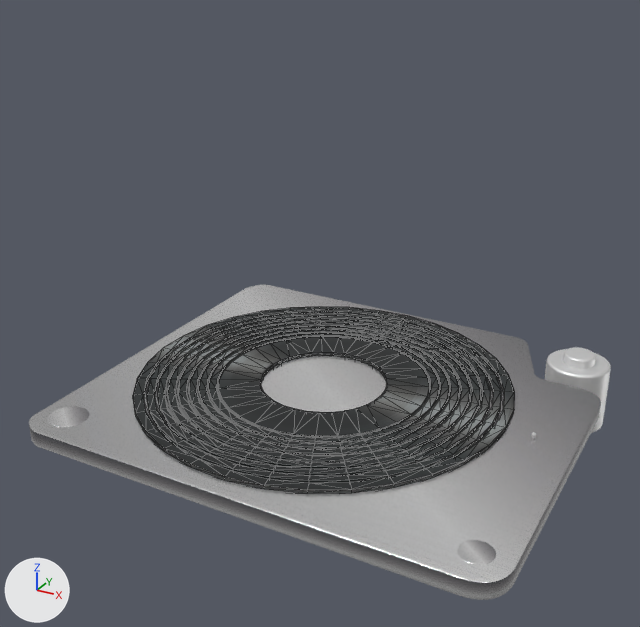
Renders of the Blender file new.blend from each side of a commit.
One viewpoint serves both versions: a 50 mm camera at (214.0, -332.0, 270.0) aimed at (-4.0, 65.0, 71.0). Arrows for +X, +Y and +Z are at lower left; the lights stay in place. Mesh edges are drawn as thin lines on the coarser meshes.

Before the edit, the objects in view are built like this:
```python
me_管道_001 = bpy.data.meshes.new('管道.001')
me_管道_001.from_pydata(...)  # 932 vertices, 1056 faces; spans x -343.0..345.0, y -344.0..344.0, z -10.0..10.0
me_管道_001.materials.append(mat_材质_005)
ob_布尔_002 = bpy.data.objects.new('布尔.002', None)
ob_布尔_002.location = (-9.99, 80.34, 30.9)
ob_布尔_002.scale = (0.325, 0.325, 0.331)
ob_空物体 = bpy.data.objects.new('空物体', None)
ob_空物体.location = (117.5, 177.5, 62.82)
ob_管道_001 = bpy.data.objects.new('管道.001', me_管道_001)
ob_管道_001.parent = ob_布尔_002
ob_管道_001.location = (0.0, 0.0, -40.72)
# also in view: '挤压.003' at (123.0, -24.0, 14.0); '管道.8' at (-10.0, 80.0, 19.0); '挤压' at (3.0, 78.0, 13.0); 'bigger' at (117.0, 177.0, 1.0)
```
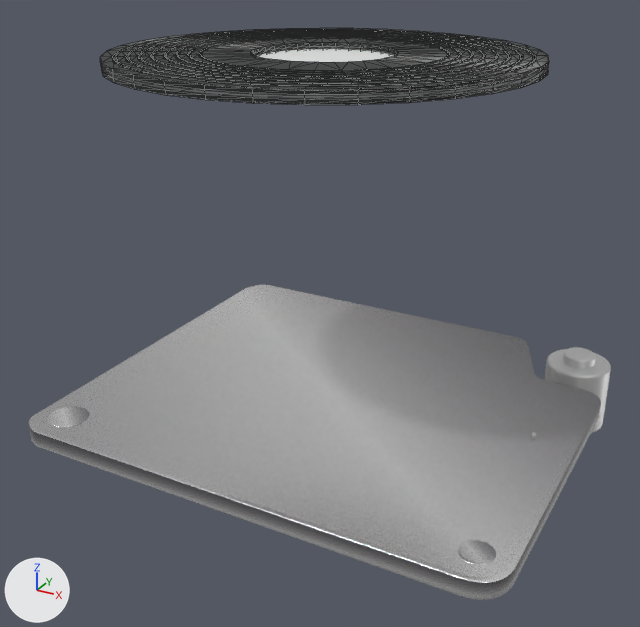
ob_布尔_002 is not drawn itself; it is the parent of ob_管道_8, ob_管道_001.
ob_空物体 is not drawn itself; it is the parent of ob_布尔_002, ob_plain.

What differs and where, as boxes (x1, y1, x2, y2) in the pictures (640 x 627 px):
'管道.001', moved: before (133, 307, 515, 493); after (100, 28, 549, 105)
'管道.8', moved: before (143, 310, 505, 483); after (112, 29, 536, 86)
'plain', moved (not visible before): after (256, 49, 393, 62)

Edits to the bpy script that builds the scene:
```text
Change ob_布尔_002:
    add ob_布尔_002.parent = ob_空物体
    add ob_布尔_002.matrix_parent_inverse = Matrix(((1.0, 0.0, 0.0, -117.5), (0.0, 1.0, 0.0, -177.5), (0.0, 0.0, 1.0, -62.82), (0.0, 0.0, 0.0, 1.0)))
Change ob_空物体:
    ob_空物体.location: (117.5, 177.5, 62.82) -> (117.5, 177.5, 252.4)
```
